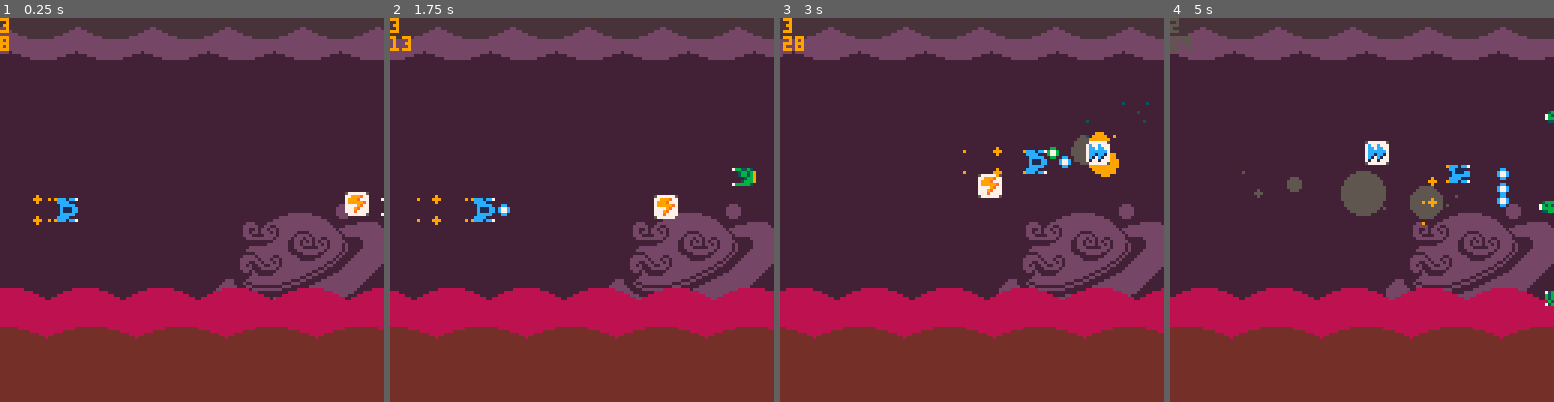
Above: before the commit, frames 1-4 (left to right).
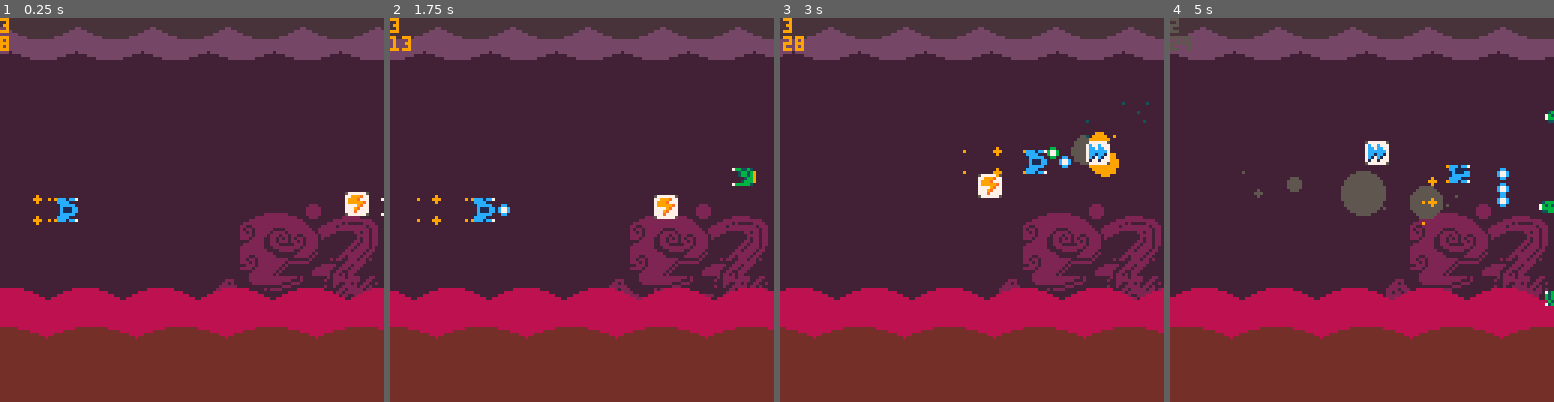
Above: after the commit, the same moments.

Repository: Sarah-Duck/toxic-invaders
Game: PICO-8 cartridge pico-bhell.p8
The game is run twice, just before and just after one commit, with the same random seed, the same clock (stepped at 60 frames per second) and the same inputs.
Inputs:
- Up to frame 1 (0.25 s): no input
- Up to frame 2 (1.75 s): tap O (Z key) at 0.7, 1.7 s; hold Right from 1.6 s (still down)
- Up to frame 3 (3 s): release Right at 2.1 s; tap O (Z key) at 2.1, 2.5, 2.9 s; hold Up 2.15-2.42 s; hold Right from 2.47 s (still down)
- Up to frame 4 (5 s): release Right at 3.03 s; hold Left 3.08-3.58 s; tap O (Z key) every 0.4 s from 3.3 to 4.9 s; hold Down 3.63-3.97 s; hold Right 4.02-4.68 s; hold Up from 4.73 s (still down)

The runs differ from the first frame. In frame 1, 6.5% of the frame differs, in the area x 56-100%, y 48-74%; in frame 2, 6.5%; in frame 3, 6.5%; in frame 4, 6.6%.

Commit message:
updated bg sprites

Diff:
--- a/pico-bhell.p8
+++ b/pico-bhell.p8
@@ -148,7 +148,7 @@
 
 __gff__
 0000000000000000000000000000000000000000000000000000000000000000000000000000000000000000000000000000000000000000000000000000000000000000000000000000000000000000000000000000000000000000000000000000000000000000000000000000000000000000000000000000000000000000
-000000000000000000000000000000000000000000000000000000000000000000000000000000000000000000000000000000000000000000000000000000000000000000000000000000000000000000000000000000000000000000000000000000000000000000000000000000ff000000000000000000000000000000ff
+0000000000000000000000000000000000000000000000000000000000000000000000000000000000000000000000000000000000000000000000000000000000000000000000000000000000000000000000000000000000000000000000000000000000000000000000000000ff00000000000000000000000000000000ff
 __map__
 9700808100008485002600008687000000000000000000000000000000000000000000000000000000000000000000000000000000000000000000000000000000000000000000000000000000000000000000000000000000000000000000000000000000000000000000000000000000000000000000000000000000000000
 0000000000000000808100000090910000000000000000000000000000000000000000000000000000000000000000000000000000000000000000000000000000000000000000000000000000000000000000000000000000000000000000000000000000000000000000000000000000000000000000000000000000000000
Not shown, changed: 48 lines of the sprite sheet (__gfx__) section of pico-bhell.p8
Not shown, changed: the sound effects (__sfx__) section of pico-bhell.p8
